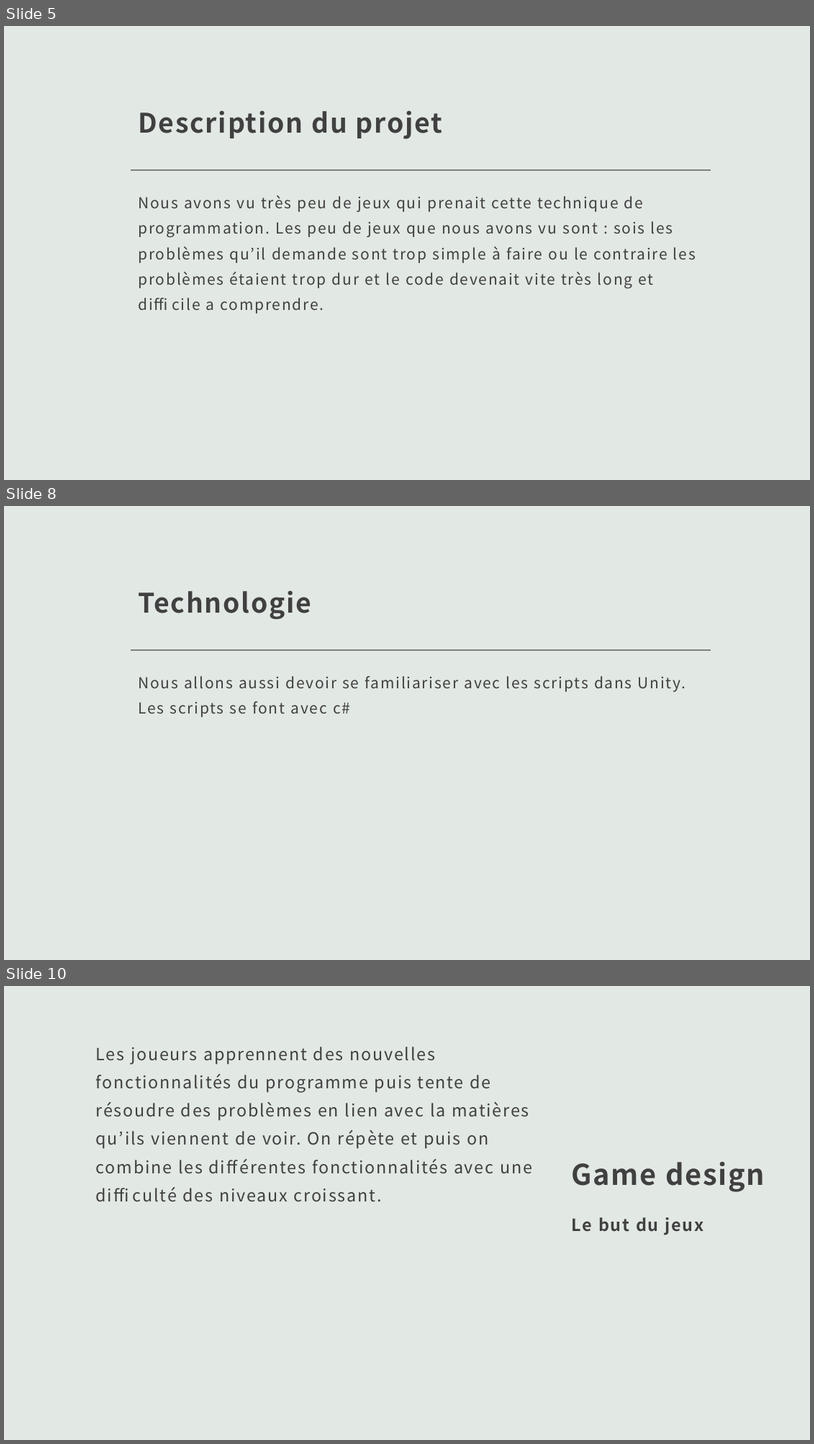
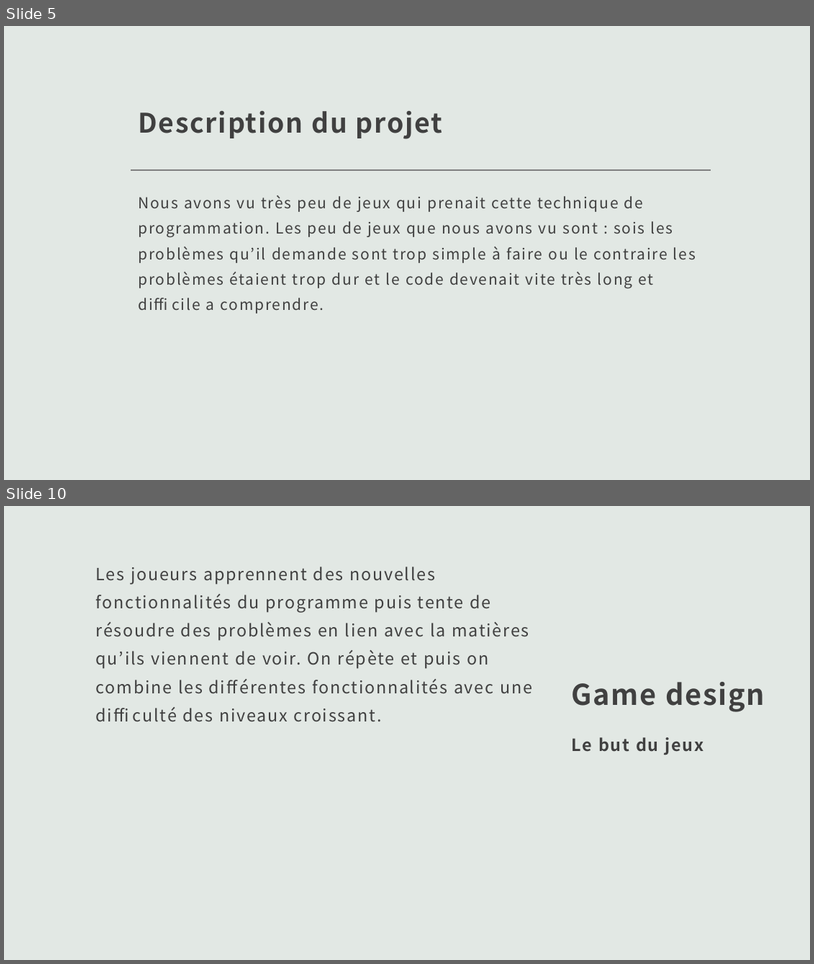
Before and after one commit to VincentMoreauBenoit/H23_204_CODE_WARS, a slide deck: Ébauche du projet/Projet Sim CODE WARS.pptx. Shown one above the other, each under a label of ours: slides 5, 8 and 10 before the commit, slides 5 and 10 after it; the slides between them are not shown. The pictures are 814x1444 and 814x964 pixels, drawn with LibreOffice and Linux fonts; fonts in the diff are those of the drawing. Boxes give left, top, right and bottom in pixels: in the first picture for what was removed or moved away, otherwise in the second. Text is boxed around its words. In the diff, an @@ line names an element or a change of style, - is before the commit and + after.

```diff
--- a/Ébauche du projet/Projet Sim CODE WARS.pptx
+++ b/Ébauche du projet/Projet Sim CODE WARS.pptx
@@ slide 8 removed at [4,506,810,960], background #E2E8E4; not listed: 1 template element that a slide beside it also shows @@
@@ title removed at [138,591,311,619] @@
-Technologie
@@ text removed at [138,676,686,717] @@
-Nous allons aussi devoir se familiariser avec les scripts dans Unity. Les scripts se font avec c#
```
Also in this commit, not shown: 8 slides changed, 1 slide added, 14 other files.
